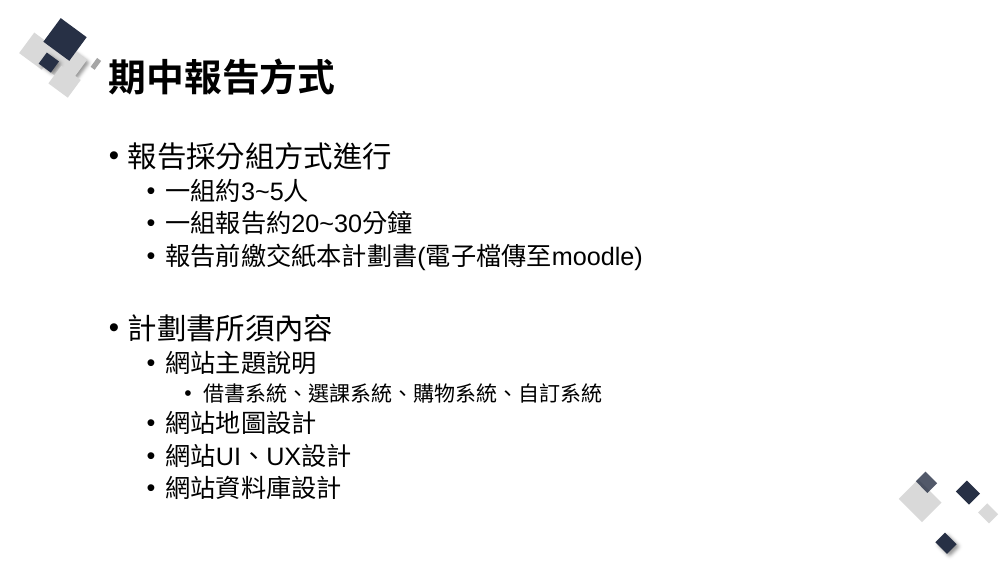
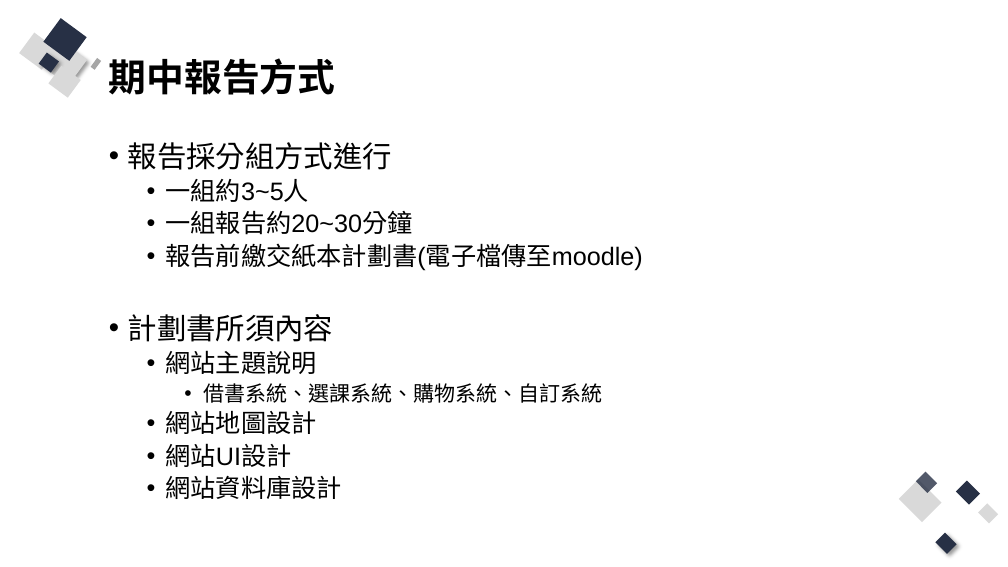
Before and after one commit to Q81JIAXIONG/-, a slide deck: slide 6 of 投影片/0.課程說明.pptx. Drawn at 1008x567 pixels with LibreOffice and Linux fonts; fonts in the diff are those of the drawing. Boxes give left, top, right and bottom in pixels: in the first picture for what was removed or moved away, otherwise in the second. Text is boxed around its words. In the diff, an @@ line names an element or a change of style, - is before the commit and + after.

```diff
--- a/投影片/0.課程說明.pptx
+++ b/投影片/0.課程說明.pptx
@@ text at bbox=[165, 443, 291, 467]: text changed @@
-  • 網站UI、UX設計
+  • 網站UI設計
```
Also in this commit, not shown: 1 other slide changed, 11 other files.
